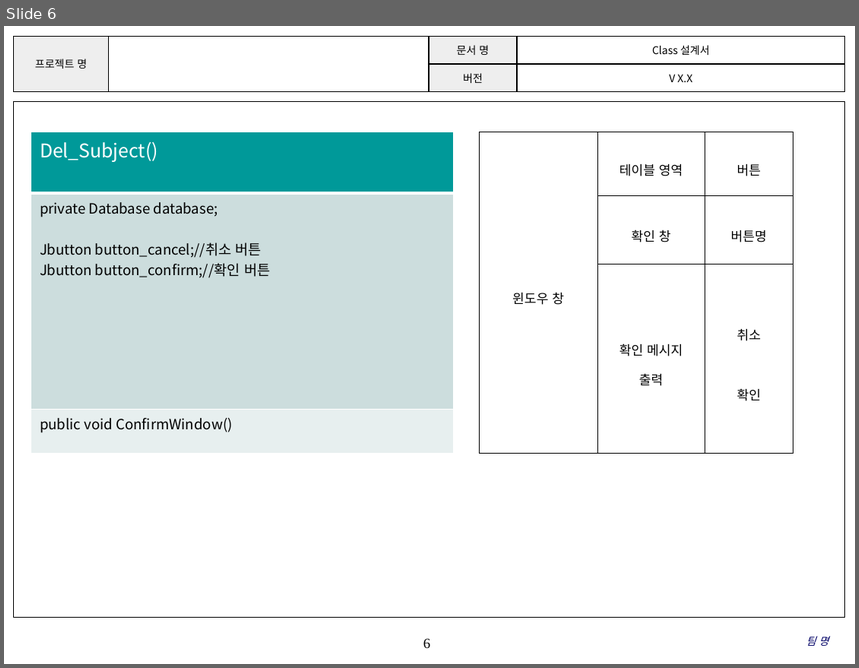
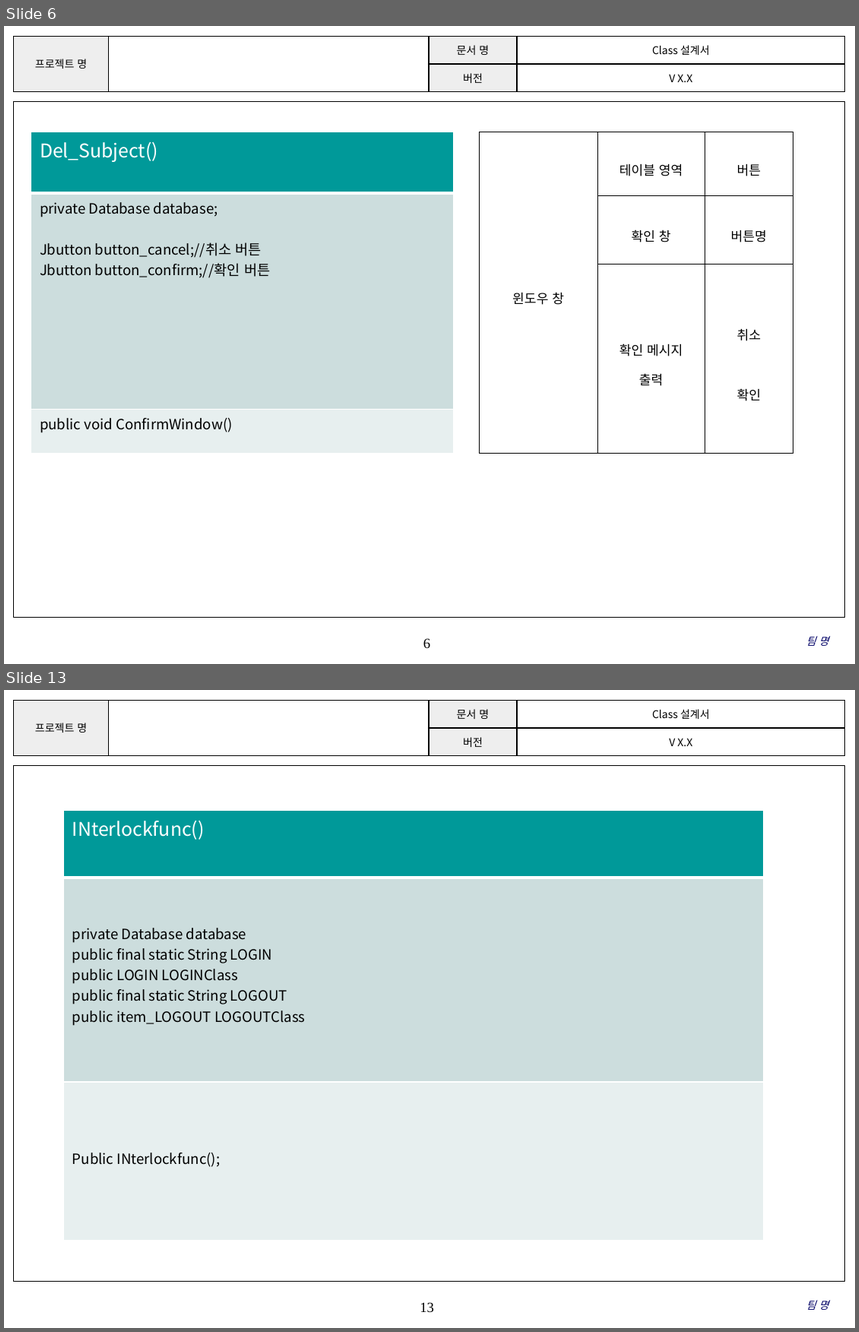
Before and after one commit to SE-admin/SE2017_2_mixharmony, a slide deck: doc/3_ 설계서/Class Design.pptx. Shown one above the other, each under a label of ours: slide 6 before the commit, slides 6 and 13 after it; the slides between them are not shown. The pictures are 859x668 and 859x1332 pixels, drawn with LibreOffice and Linux fonts; fonts in the diff are those of the drawing; background and template pictures are left out. Boxes give left, top, right and bottom in pixels: in the first picture for what was removed or moved away, otherwise in the second. Text is boxed around its words. In the diff, an @@ line names an element or a change of style, - is before the commit and + after.

Commit message:
#862 CLASS설계서 초안작성(LOGIN,OUT,ALARM관련 CLASS)

```diff
--- a/doc/3_ 설계서/Class Design.pptx
+++ b/doc/3_ 설계서/Class Design.pptx
@@ slide 13 added at [4,690,855,1328], background #FFFFFF; not listed: 3 template elements that a slide beside it also shows @@
@@ table added at [63,810,763,1241], 3 rows, 1 columns @@
+INterlockfunc()
+private Database database / public final static String LOGIN / public LOGIN LOGINClass / public final static String LOGOUT / public item_LOGOUT LOGOUTClass
+Public INterlockfunc();
@@ text added at [807,1301,829,1310], 9 pt, text #000066, italic @@
+팀 명
```
Also in this commit, not shown: 3 slides changed, 6 other slides added.
